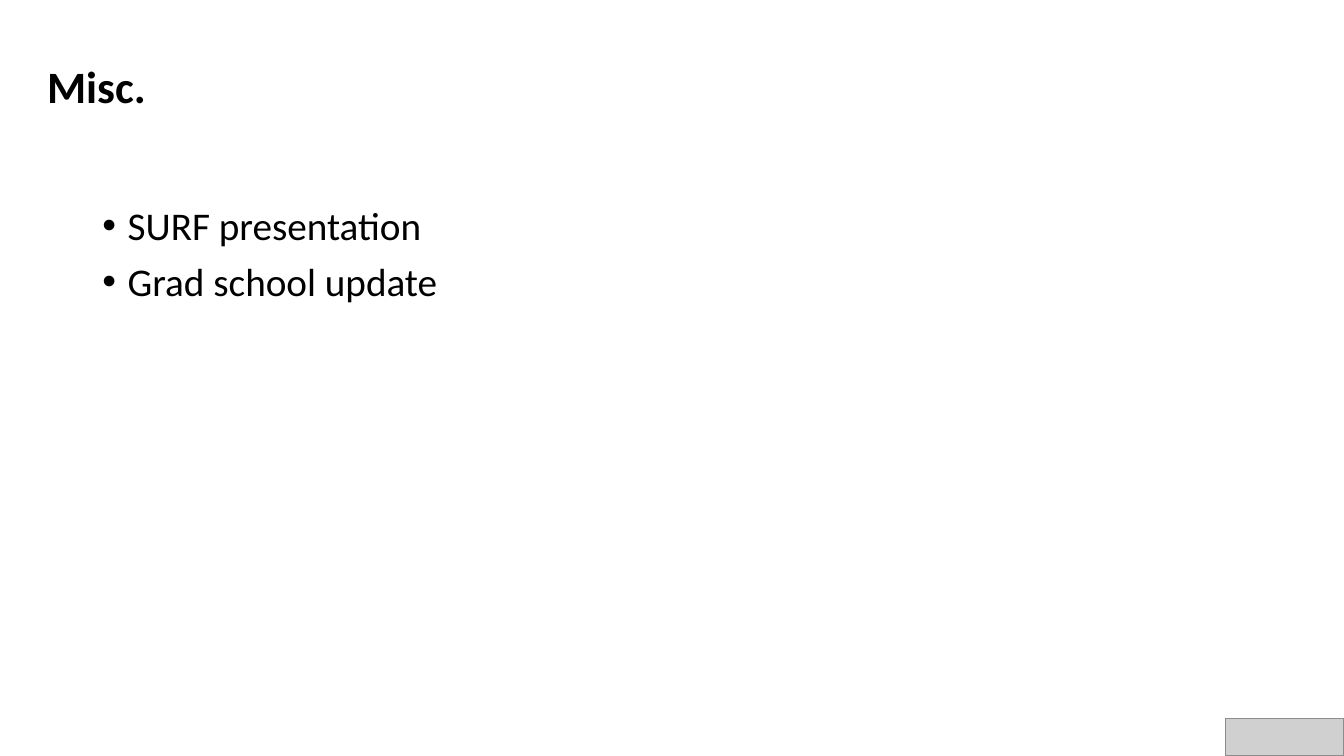
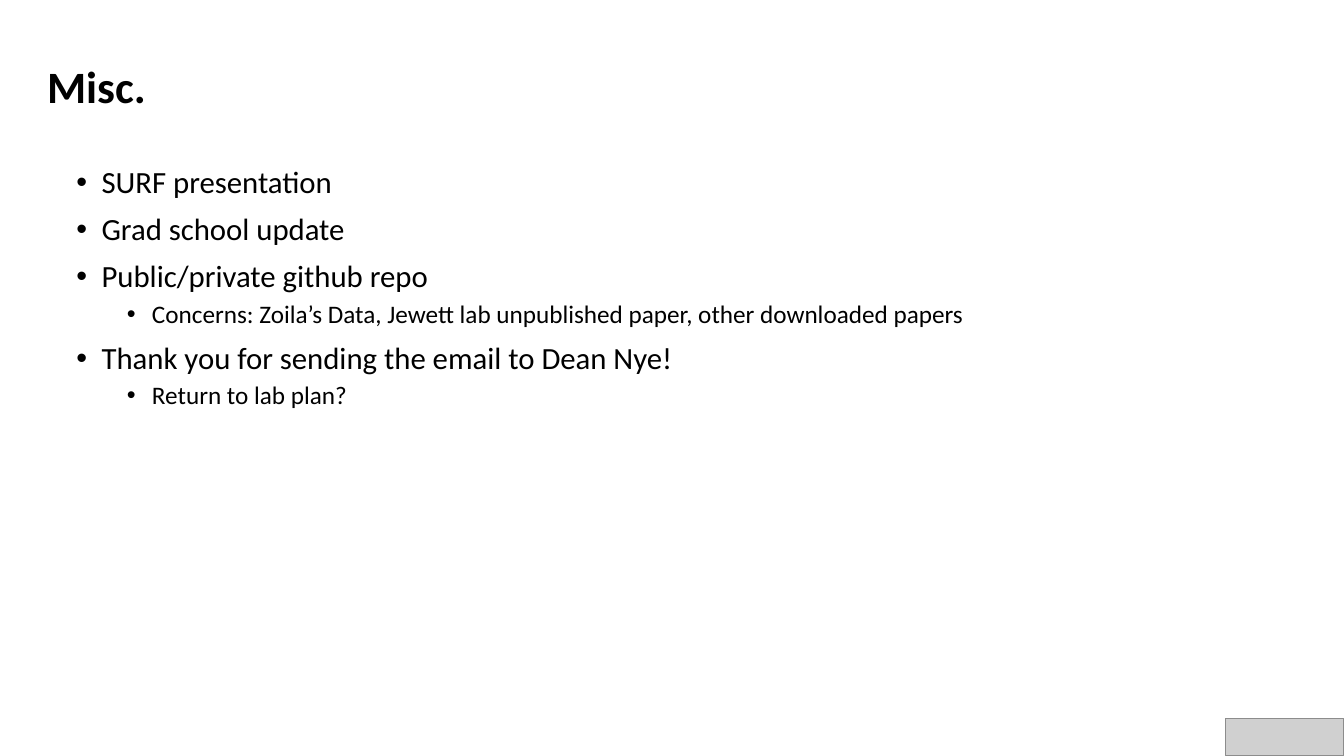
Before and after one commit to AnkitaRoychoudhury/ug_murray, a slide deck: slide 11 of miscellaneous/presentations/202020720_murray_mtg.pptx. Drawn at 1344x756 pixels with LibreOffice and Linux fonts; fonts in the diff are those of the drawing; grey boxes stand for pictures. Boxes give left, top, right and bottom in pixels: in the first picture for what was removed or moved away, otherwise in the second. Text is boxed around its words. In the diff, an @@ line names an element or a change of style, - is before the commit and + after.

```diff
--- a/miscellaneous/presentations/202020720_murray_mtg.pptx
+++ b/miscellaneous/presentations/202020720_murray_mtg.pptx
@@ text "SURF presentation": place and size @@
-text "SURF presentation" at (128, 213, 437, 303)
+text "SURF presentation" at (102, 171, 963, 408)
@@ text at (102, 171, 344, 245): size 28 to 22 pt in "SURF presentation", "Grad school update" @@
@@ text at (102, 265, 963, 408): paragraphs added @@
+• Public/private github repo
+  • Concerns: Zoila’s Data, Jewett lab unpublished paper, other downloaded papers
+• Thank you for sending the email to Dean Nye!
+  • Return to lab plan?
```
Also in this commit, not shown: 4 other slides changed, 17 other files.
